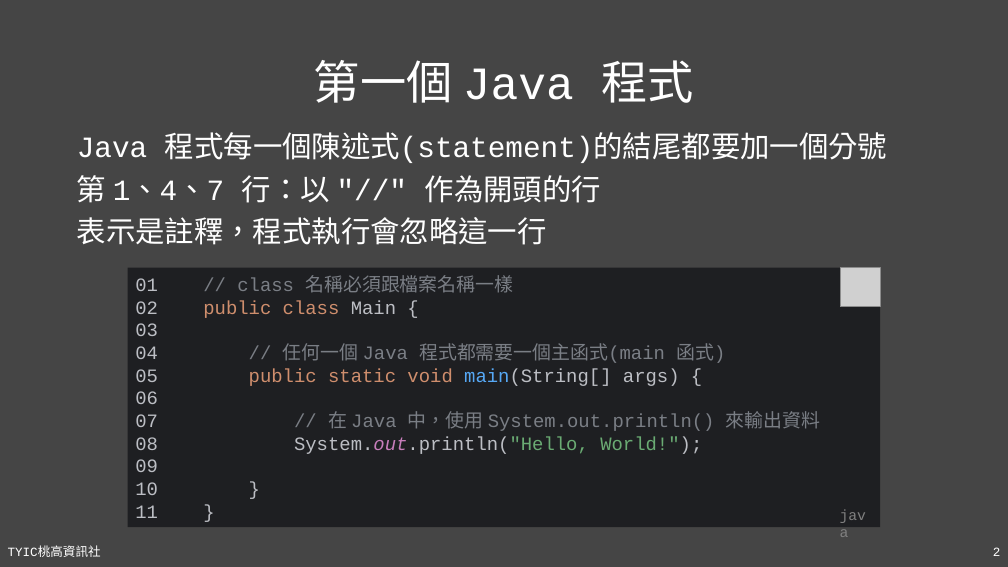
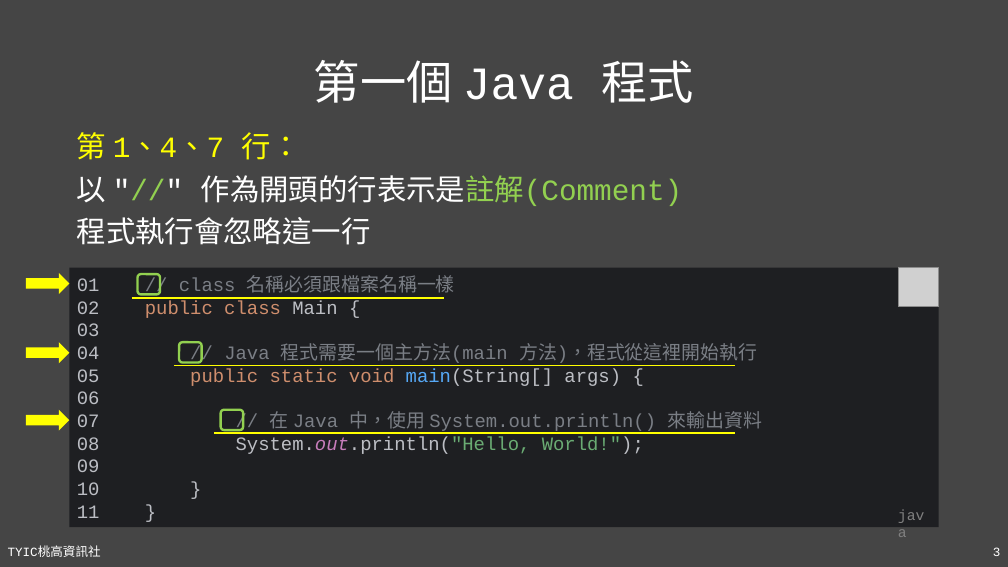
Before and after one commit to TYSHIC/slides, a slide deck: slide 3 of powerpoint/04_初探Java.pptx (slide 2 before the commit). Drawn at 1008x567 pixels with LibreOffice and Linux fonts; fonts in the diff are those of the drawing; grey boxes stand for pictures. Boxes give left, top, right and bottom in pixels: in the first picture for what was removed or moved away, otherwise in the second. Text is boxed around its words. In the diff, an @@ line names an element or a change of style, - is before the commit and + after.

```diff
--- a/powerpoint/04_初探Java.pptx
+++ b/powerpoint/04_初探Java.pptx
@@ text at <box>77,132,682,245</box>: text changed @@
-Java 程式每一個陳述式(statement)的結尾都要加一個分號
-第 1、4、7 行：以 "//" 作為開頭的行
-表示是註釋，程式執行會忽略這一行
+第 1、4、7 行：
+以 "//" 作為開頭的行表示是註解(Comment)
+程式執行會忽略這一行
@@ rectangle "01 // class 名稱必須跟檔案名稱一樣 02 ...": place and size @@
-rectangle "01 // class 名稱必須跟檔案名稱一樣 02 ..." at <box>128,268,880,527</box>
+rectangle "01 // class 名稱必須跟檔案名稱一樣 02 ..." at <box>70,268,939,527</box>
@@ picture: place and size @@
-picture at <box>840,268,880,307</box>
+picture at <box>899,268,939,307</box>
@@ right arrow added at <box>26,273,69,294</box>, fill #FFFF00 @@
@@ text in rectangle at <box>77,275,761,454</box>: text changed @@
-01 // class 名稱必須跟檔案名稱一樣
-02 public class Main {
-03
-04 // 任何一個 Java 程式都需要一個主函式(main 函式)
-05 public static void main(String[] args) {
-06
-07 // 在 Java 中，使用 System.out.println() 來輸出資料
-08 System.out.println("Hello, World!");
-09
-10 }
-11 }
+01 // class 名稱必須跟檔案名稱一樣
+02 public class Main {
+03
+04 // Java 程式需要一個主方法(main 方法)，程式從這裡開始執行
+05 public static void main(String[] args) {
+06
+07 // 在 Java 中，使用 System.out.println() 來輸出資料
+08 System.out.println("Hello, World!");
+09
+10 }
+11 }
@@ line added from (132, 298) to (444, 298), #FFFF00 1.5 pt @@
@@ rounded rectangle added at <box>138,274,160,295</box>, outline #92D050 2.25 pt @@
@@ right arrow added at <box>26,343,69,364</box>, fill #FFFF00 @@
@@ rounded rectangle added at <box>179,343,202,363</box>, outline #92D050 2.25 pt @@
@@ line added from (174, 366) to (735, 366), #FFFF00 1.5 pt @@
@@ right arrow added at <box>26,410,69,431</box>, fill #FFFF00 @@
@@ rounded rectangle added at <box>221,410,243,430</box>, outline #92D050 2.25 pt @@
@@ line added from (214, 433) to (735, 433), #FFFF00 1.5 pt @@
@@ text "java": place and size @@
-text "java" at <box>833,502,881,528</box>
+text "java" at <box>891,502,939,528</box>
```
Also in this commit, not shown: 3 other slides changed, 8 slides added, 4 other files.
